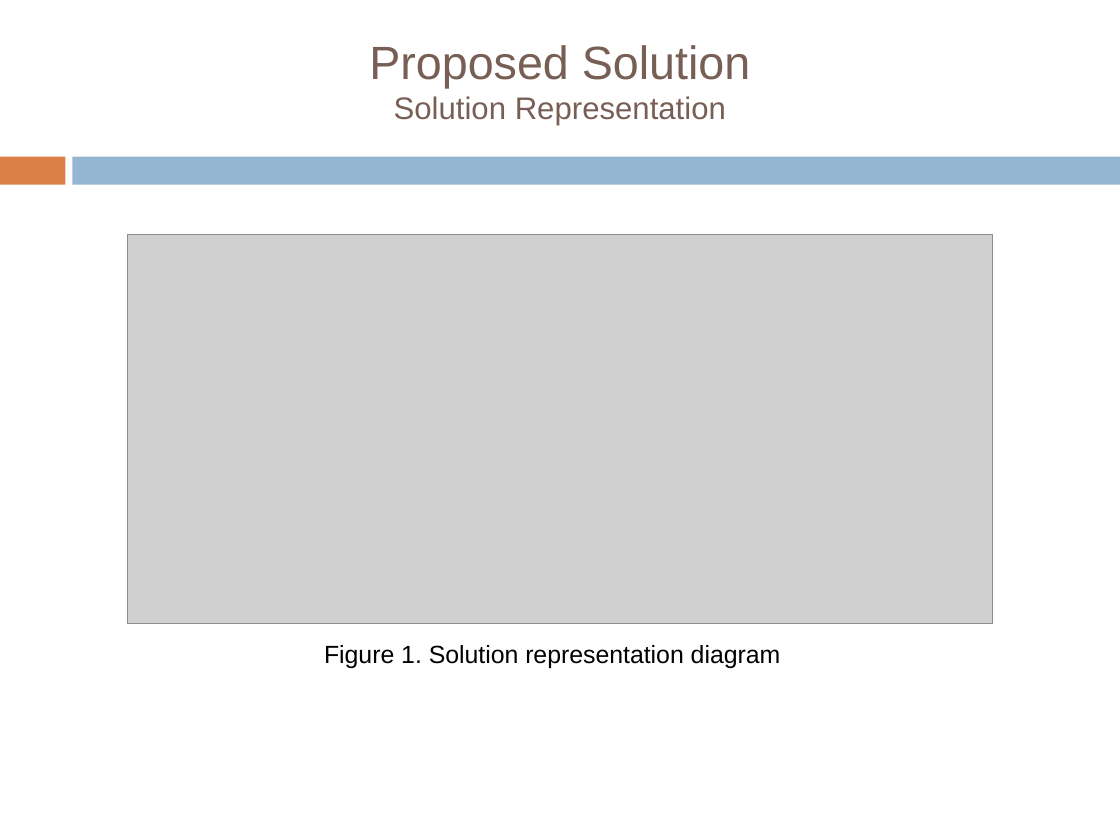
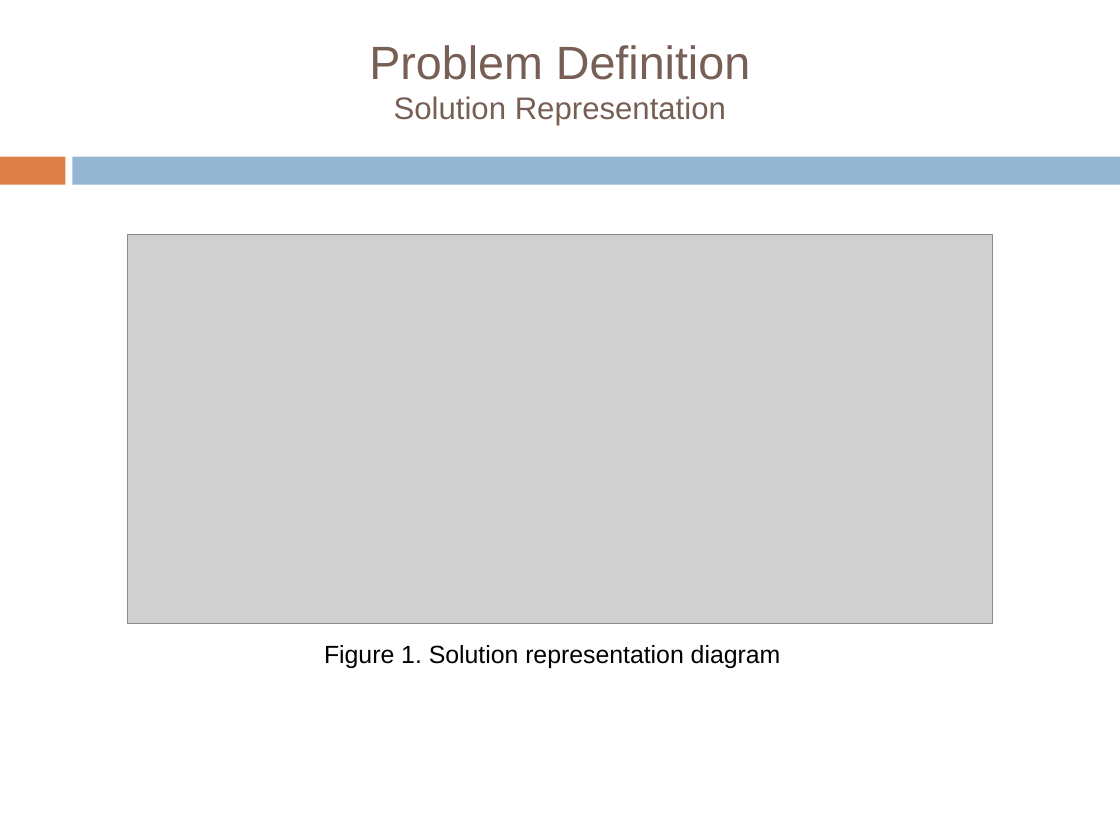
Before and after one commit to tiberiu-b/Diet4EldersDocumentation, a slide deck: slide 12 of Prezentare/TiberiuBoros.pptx (slide 9 before the commit). Drawn at 1120x840 pixels with LibreOffice and Linux fonts; fonts in the diff are those of the drawing; grey boxes stand for pictures; background and template pictures are left out. Boxes give left, top, right and bottom in pixels: in the first picture for what was removed or moved away, otherwise in the second. Text is boxed around its words. In the diff, an @@ line names an element or a change of style, - is before the commit and + after.

```diff
--- a/Prezentare/TiberiuBoros.pptx
+++ b/Prezentare/TiberiuBoros.pptx
@@ title at [369,45,750,126]: text changed @@
-  Proposed Solution
-  Solution Representation
+  Problem Definition
+  Solution Representation
```
Also in this commit, not shown: 10 other slides changed, 15 slides added, 1 slide removed, 1 other file.
